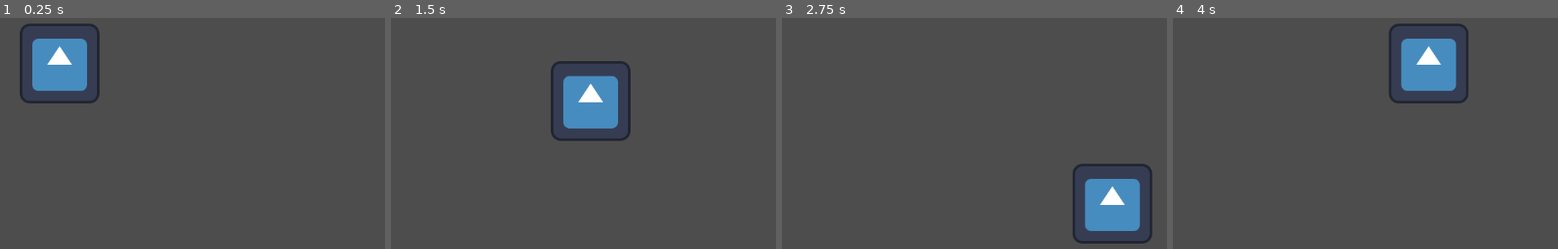
Above: before the commit, frames 1-4 (left to right).
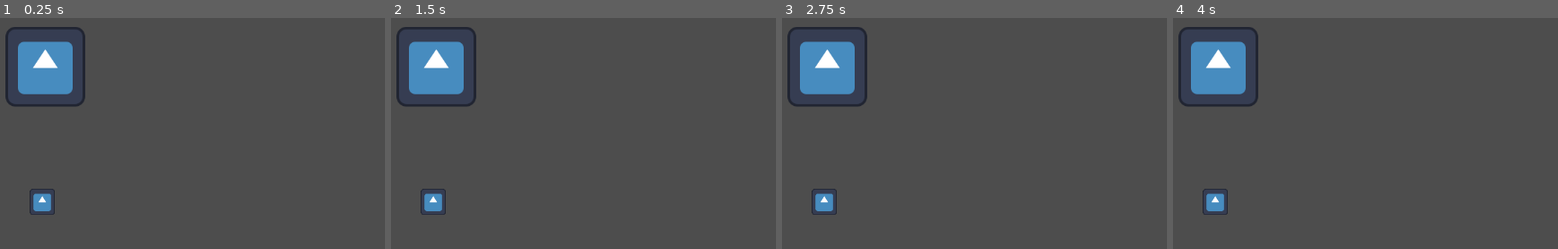
Above: after the commit, the same moments.

Repository: derrickhu/godot-demo
Game: Godot game, scene res://node_2d.tscn
Same seed, same stepped clock (60 frames per second), same inputs: the game is played once before the commit and once after it. Before the commit the project starts from res://player.tscn. The engine's default icon, where the game draws it, is replaced by a stand-in: a white triangle on a blue panel in a dark square.
Inputs:
- Up to frame 1 (0.25 s): no input
- Up to frame 2 (1.5 s): tap Enter at 0.5 s; hold Right (ui_right) 0.53-1.28 s; hold Down (ui_down) from 1.28 s (still down)
- Up to frame 3 (2.75 s): release Down (ui_down) at 2.03 s; hold Right (ui_right) from 2.03 s (still down)
- Up to frame 4 (4 s): release Right (ui_right) at 2.78 s; hold Up (ui_up) 2.78-3.53 s; hold Left (ui_left) from 3.53 s (still down)

The runs differ from the first frame. In frame 1, 4.4% of the frame differs, in the area x 1-26%, y 2-86%; in frame 2, 8.8%; in frame 3, 8.8%, in the area x 1-97%, y 3-98%; in frame 4, 8.8%.

Commit message:
feat: 添加金币拾取场景与 coin 脚本
新增 node_2d 关卡场景和 Area2D 金币碰撞拾取逻辑，并补充 WASD 输入映射。

Co-authored-by: Cursor <cursoragent@cursor.com>

Diff:
--- /dev/null
+++ b/coin.gd
@@ -0,0 +1,12 @@
+extends Area2D
+
+# 当物体进入金币的碰撞范围时触发
+func _on_body_entered(body):
+	# 判断进入的物体是不是Player
+	if body.name == "Player":
+		# 金币被拾取，直接从场景中删除
+		queue_free()
+
+func _ready():
+	# 绑定碰撞信号：物体进入时调用_on_body_entered函数
+	body_entered.connect(_on_body_entered)
--- /dev/null
+++ b/node_2d.tscn
@@ -0,0 +1,39 @@
+[gd_scene format=3 uid="uid://c5pabojwh1sff"]
+
+[ext_resource type="Script" path="res://node_2d.gd" id="1_root"]
+[ext_resource type="Texture2D" uid="uid://ch0aljsxfwrd6" path="res://icon.svg" id="2_icon"]
+[ext_resource type="Script" uid="uid://c40pma87gb2gx" path="res://coin.gd" id="3_epypp"]
+
+[sub_resource type="RectangleShape2D" id="RectangleShape2D_1"]
+size = Vector2(128, 128)
+
+[sub_resource type="CircleShape2D" id="CircleShape2D_0e48y"]
+radius = 29.017237
+
+[node name="Node2D" type="Node2D" unique_id=1874459587]
+script = ExtResource("1_root")
+
+[node name="Player" type="CharacterBody2D" parent="." unique_id=1319646330]
+process_mode = 3
+position = Vector2(563, 322)
+motion_mode = 1
+
+[node name="Sprite2D" type="Sprite2D" parent="Player" unique_id=1234796747]
+position = Vector2(0, 3)
+texture = ExtResource("2_icon")
+
+[node name="CollisionShape2D" type="CollisionShape2D" parent="Player" unique_id=538221531]
+position = Vector2(2, 2)
+shape = SubResource("RectangleShape2D_1")
+
+[node name="Coin" type="Area2D" parent="." unique_id=187242033]
+script = ExtResource("3_epypp")
+
+[node name="CollisionShape2D" type="CollisionShape2D" parent="Coin" unique_id=613589273]
+position = Vector2(558.1875, 544.1875)
+shape = SubResource("CircleShape2D_0e48y")
+
+[node name="Sprite2D" type="Sprite2D" parent="Coin" unique_id=900046257]
+position = Vector2(558.1875, 542.1875)
+scale = Vector2(0.3154297, 0.33105463)
+texture = ExtResource("2_icon")
--- a/project.godot
+++ b/project.godot
@@ -8,8 +8,80 @@
 
 config_version=5
 
+[animation]
+
+compatibility/default_parent_skeleton_in_mesh_instance_3d=true
+
 [application]
 
 config/name="demo"
-run/main_scene="res://player.tscn"
+run/main_scene="uid://c5pabojwh1sff"
+config/features=PackedStringArray("4.6", "Forward Plus")
 config/icon="res://icon.svg"
+
+[input]
+
+ui_left={
+"deadzone": 0.5,
+"events": [Object(InputEventKey,"resource_local_to_scene":false,"resource_name":"","device":-1,"window_id":0,"alt_pressed":false,"shift_pressed":false,"ctrl_pressed":false,"meta_pressed":false,"pressed":false,"keycode":4194319,"physical_keycode":0,"key_label":0,"unicode":0,"location":0,"echo":false,"script":null)
+, Object(InputEventJoypadButton,"resource_local_to_scene":false,"resource_name":"","device":-1,"button_index":13,"pressure":0.0,"pressed":false,"script":null)
+, Object(InputEventJoypadMotion,"resource_local_to_scene":false,"resource_name":"","device":-1,"axis":0,"axis_value":-1.0,"script":null)
+, Object(InputEventKey,"resource_local_to_scene":false,"resource_name":"","device":-1,"window_id":0,"alt_pressed":false,"shift_pressed":false,"ctrl_pressed":false,"meta_pressed":false,"pressed":false,"keycode":0,"physical_keycode":65,"key_label":0,"unicode":97,"location":0,"echo":false,"script":null)
+]
+}
+ui_right={
+"deadzone": 0.5,
+"events": [Object(InputEventKey,"resource_local_to_scene":false,"resource_name":"","device":0,"window_id":0,"alt_pressed":false,"shift_pressed":false,"ctrl_pressed":false,"meta_pressed":false,"pressed":false,"keycode":4194321,"physical_keycode":0,"key_label":0,"unicode":0,"location":0,"echo":false,"script":null)
+, Object(InputEventJoypadButton,"resource_local_to_scene":false,"resource_name":"","device":-1,"button_index":14,"pressure":0.0,"pressed":false,"script":null)
+, Object(InputEventJoypadMotion,"resource_local_to_scene":false,"resource_name":"","device":-1,"axis":0,"axis_value":1.0,"script":null)
+, Object(InputEventKey,"resource_local_to_scene":false,"resource_name":"","device":-1,"window_id":0,"alt_pressed":false,"shift_pressed":false,"ctrl_pressed":false,"meta_pressed":false,"pressed":false,"keycode":0,"physical_keycode":68,"key_label":0,"unicode":100,"location":0,"echo":false,"script":null)
+]
+}
+ui_up={
+"deadzone": 0.5,
+"events": [Object(InputEventKey,"resource_local_to_scene":false,"resource_name":"","device":0,"window_id":0,"alt_pressed":false,"shift_pressed":false,"ctrl_pressed":false,"meta_pressed":false,"pressed":false,"keycode":4194320,"physical_keycode":0,"key_label":0,"unicode":0,"location":0,"echo":false,"script":null)
+, Object(InputEventJoypadButton,"resource_local_to_scene":false,"resource_name":"","device":-1,"button_index":11,"pressure":0.0,"pressed":false,"script":null)
+, Object(InputEventJoypadMotion,"resource_local_to_scene":false,"resource_name":"","device":-1,"axis":1,"axis_value":-1.0,"script":null)
+, Object(InputEventKey,"resource_local_to_scene":false,"resource_name":"","device":-1,"window_id":0,"alt_pressed":false,"shift_pressed":false,"ctrl_pressed":false,"meta_pressed":false,"pressed":false,"keycode":0,"physical_keycode":87,"key_label":0,"unicode":119,"location":0,"echo":false,"script":null)
+]
+}
+ui_down={
+"deadzone": 0.5,
+"events": [Object(InputEventKey,"resource_local_to_scene":false,"resource_name":"","device":0,"window_id":0,"alt_pressed":false,"shift_pressed":false,"ctrl_pressed":false,"meta_pressed":false,"pressed":false,"keycode":4194322,"physical_keycode":0,"key_label":0,"unicode":0,"location":0,"echo":false,"script":null)
+, Object(InputEventJoypadButton,"resource_local_to_scene":false,"resource_name":"","device":-1,"button_index":12,"pressure":0.0,"pressed":false,"script":null)
+, Object(InputEventJoypadMotion,"resource_local_to_scene":false,"resource_name":"","device":-1,"axis":1,"axis_value":1.0,"script":null)
+, Object(InputEventKey,"resource_local_to_scene":false,"resource_name":"","device":-1,"window_id":0,"alt_pressed":false,"shift_pressed":false,"ctrl_pressed":false,"meta_pressed":false,"pressed":false,"keycode":0,"physical_keycode":83,"key_label":0,"unicode":115,"location":0,"echo":false,"script":null)
+]
+}
+move_left={
+"deadzone": 0.2,
+"events": [Object(InputEventKey,"resource_local_to_scene":false,"resource_name":"","device":-1,"window_id":0,"alt_pressed":false,"shift_pressed":false,"ctrl_pressed":false,"meta_pressed":false,"pressed":false,"keycode":65,"physical_keycode":65,"key_label":0,"unicode":0,"location":0,"echo":false,"script":null)
+, Object(InputEventKey,"resource_local_to_scene":false,"resource_name":"","device":-1,"window_id":0,"alt_pressed":false,"shift_pressed":false,"ctrl_pressed":false,"meta_pressed":false,"pressed":false,"keycode":4194319,"physical_keycode":4194319,"key_label":0,"unicode":0,"location":0,"echo":false,"script":null)
+]
+}
+move_right={
+"deadzone": 0.2,
+"events": [Object(InputEventKey,"resource_local_to_scene":false,"resource_name":"","device":-1,"window_id":0,"alt_pressed":false,"shift_pressed":false,"ctrl_pressed":false,"meta_pressed":false,"pressed":false,"keycode":68,"physical_keycode":68,"key_label":0,"unicode":0,"location":0,"echo":false,"script":null)
+, Object(InputEventKey,"resource_local_to_scene":false,"resource_name":"","device":-1,"window_id":0,"alt_pressed":false,"shift_pressed":false,"ctrl_pressed":false,"meta_pressed":false,"pressed":false,"keycode":4194321,"physical_keycode":4194321,"key_label":0,"unicode":0,"location":0,"echo":false,"script":null)
+]
+}
+move_up={
+"deadzone": 0.2,
+"events": [Object(InputEventKey,"resource_local_to_scene":false,"resource_name":"","device":-1,"window_id":0,"alt_pressed":false,"shift_pressed":false,"ctrl_pressed":false,"meta_pressed":false,"pressed":false,"keycode":87,"physical_keycode":87,"key_label":0,"unicode":0,"location":0,"echo":false,"script":null)
+, Object(InputEventKey,"resource_local_to_scene":false,"resource_name":"","device":-1,"window_id":0,"alt_pressed":false,"shift_pressed":false,"ctrl_pressed":false,"meta_pressed":false,"pressed":false,"keycode":4194320,"physical_keycode":4194320,"key_label":0,"unicode":0,"location":0,"echo":false,"script":null)
+]
+}
+move_down={
+"deadzone": 0.2,
+"events": [Object(InputEventKey,"resource_local_to_scene":false,"resource_name":"","device":-1,"window_id":0,"alt_pressed":false,"shift_pressed":false,"ctrl_pressed":false,"meta_pressed":false,"pressed":false,"keycode":83,"physical_keycode":83,"key_label":0,"unicode":0,"location":0,"echo":false,"script":null)
+, Object(InputEventKey,"resource_local_to_scene":false,"resource_name":"","device":-1,"window_id":0,"alt_pressed":false,"shift_pressed":false,"ctrl_pressed":false,"meta_pressed":false,"pressed":false,"keycode":4194322,"physical_keycode":4194322,"key_label":0,"unicode":0,"location":0,"echo":false,"script":null)
+]
+}
+
+[physics]
+
+3d/physics_engine="Jolt Physics"
+
+[rendering]
+
+rendering_device/driver.windows="d3d12"
Not shown, added: coin.gd.uid
